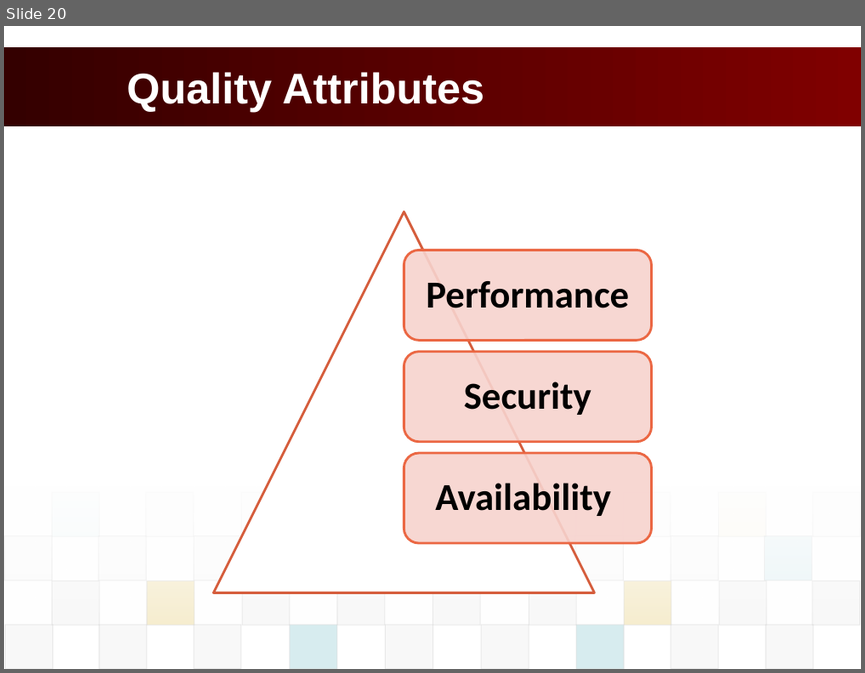
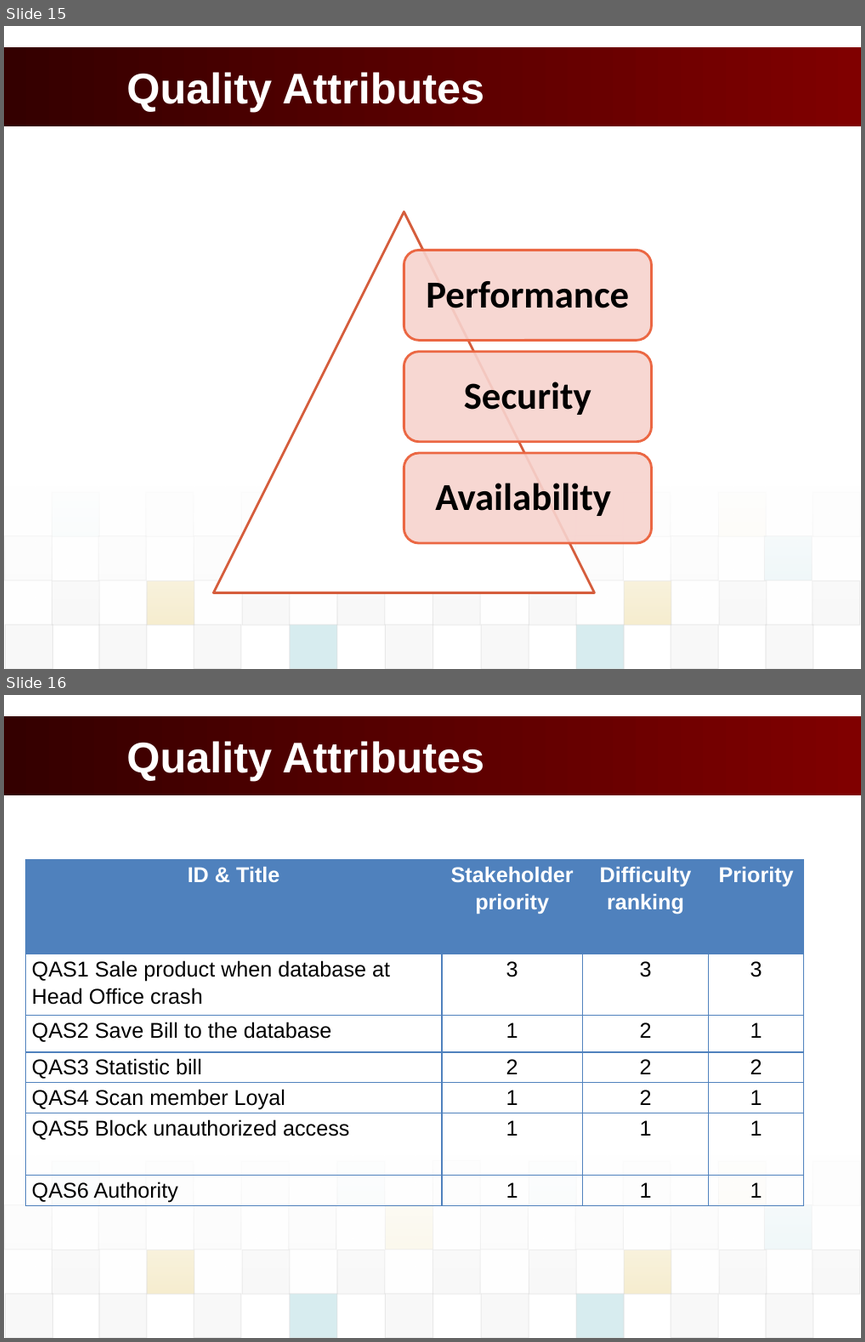
Before and after one commit to vucongthuc/hit-team-2012, a slide deck: Architect and Design/Final Project/K15T2_Team2_FinalProject/POS_Presentation/POS_PresentationSlide.pptx. Shown one above the other, each under a label of ours: slide 20 before the commit, slides 15 and 16 after it. The pictures are 865x673 and 865x1342 pixels, drawn with LibreOffice and Linux fonts; fonts in the diff are those of the drawing; background and template pictures are left out. Boxes give left, top, right and bottom in pixels: in the first picture for what was removed or moved away, otherwise in the second. Text is boxed around its words. In the diff, an @@ line names an element or a change of style, - is before the commit and + after.

```diff
--- a/Architect and Design/Final Project/K15T2_Team2_FinalProject/POS_Presentation/POS_PresentationSlide.pptx
+++ b/Architect and Design/Final Project/K15T2_Team2_FinalProject/POS_Presentation/POS_PresentationSlide.pptx
@@ slide 16 added at box(4, 695, 861, 1338), background #FFFFFF; not listed: 38 template elements that a slide beside it also shows @@
@@ title added at box(126, 741, 484, 781), 36 pt, text #FFFFFF, bold @@
+Quality Attributes
@@ table added at box(25, 860, 803, 1206), 7 rows, 4 columns @@
+ID & Title | Stakeholder priority | Difficulty ranking | Priority
+QAS1 Sale product when database at Head Office crash | 3 | 3 | 3
+QAS2 Save Bill to the database | 1 | 2 | 1
+QAS3 Statistic bill | 2 | 2 | 2
+QAS4 Scan member Loyal | 1 | 2 | 1
+QAS5 Block unauthorized access | 1 | 1 | 1
+QAS6 Authority | 1 | 1 | 1
@@ what was slide 20 is now slide 15 @@
```
Also in this commit, not shown: 6 slides changed, 1 other slide added, 6 slides removed, 17 other files.
